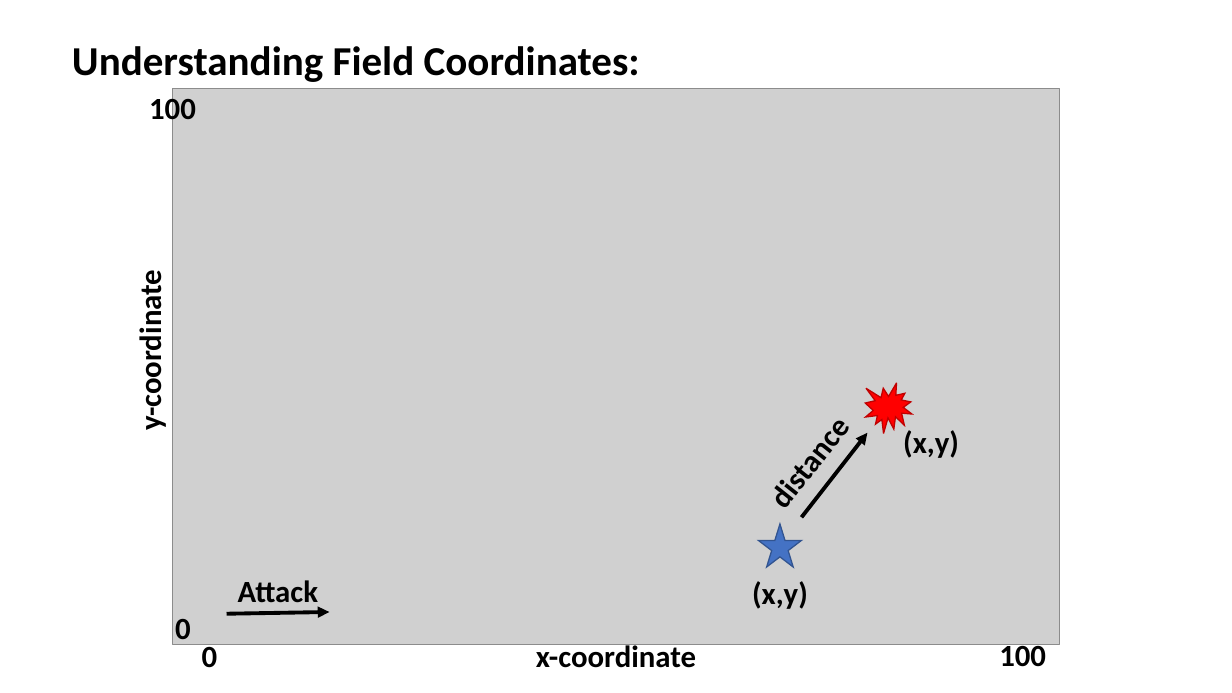
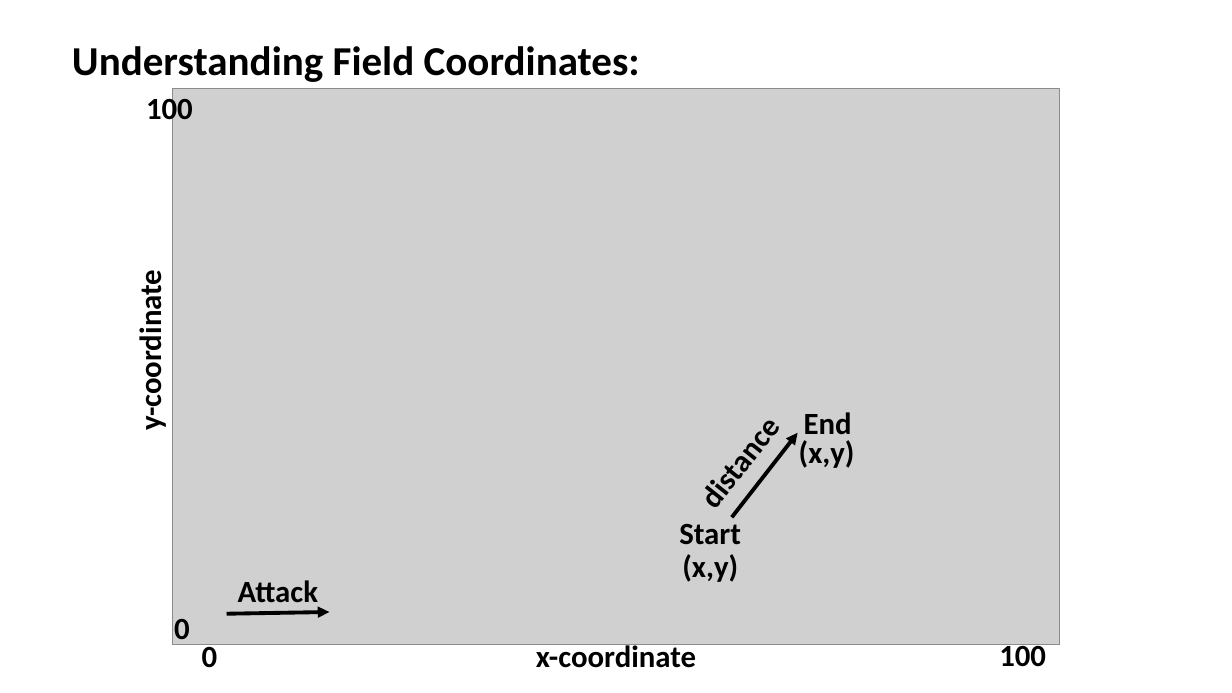
Before and after one commit to rmesina/T2_Codes-R-Us, a slide deck: slide 7 of midterm_project/Powerpoint versions/Determining which variables contribute to likely hood of.pptx. Drawn at 1232x693 pixels with LibreOffice and Linux fonts; fonts in the diff are those of the drawing; grey boxes stand for pictures. Boxes give left, top, right and bottom in pixels: in the first picture for what was removed or moved away, otherwise in the second. Text is boxed around its words. In the diff, an @@ line names an element or a change of style, - is before the commit and + after.

```diff
--- a/midterm_project/Powerpoint versions/Determining which variables contribute to likely hood of.pptx
+++ b/midterm_project/Powerpoint versions/Determining which variables contribute to likely hood of.pptx
@@ irregular seal removed at box(865, 383, 911, 433) @@
@@ text "distance": place and size @@
-text "distance" at box(752, 397, 867, 525)
+text "distance" at box(681, 397, 796, 525)
@@ text added at box(804, 412, 852, 442), 24 pt, text #000000, bold @@
+End
@@ arrow moved from (801, 518) - (868, 433) to (732, 518) - (798, 433) @@
@@ text "(x,y)": place and size @@
-text "(x,y)" at box(903, 430, 959, 458)
+text "(x,y)" at box(799, 440, 855, 468)
@@ text added at box(679, 524, 741, 545), 24 pt, text #000000, bold @@
+Start
@@ star removed at box(759, 524, 802, 567) @@
@@ text "(x,y)": place and size @@
-text "(x,y)" at box(752, 581, 808, 609)
+text "(x,y)" at box(682, 554, 738, 582)
```
Also in this commit, not shown: 4 other files.
